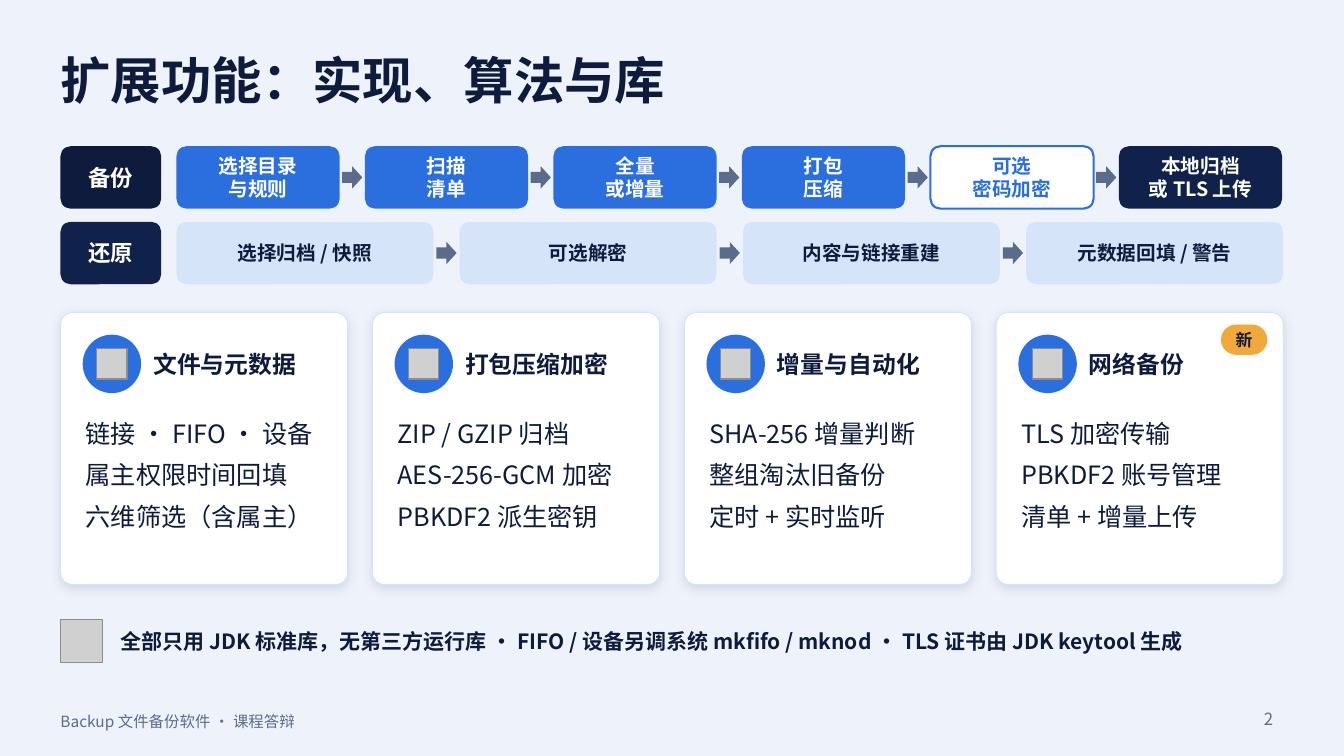
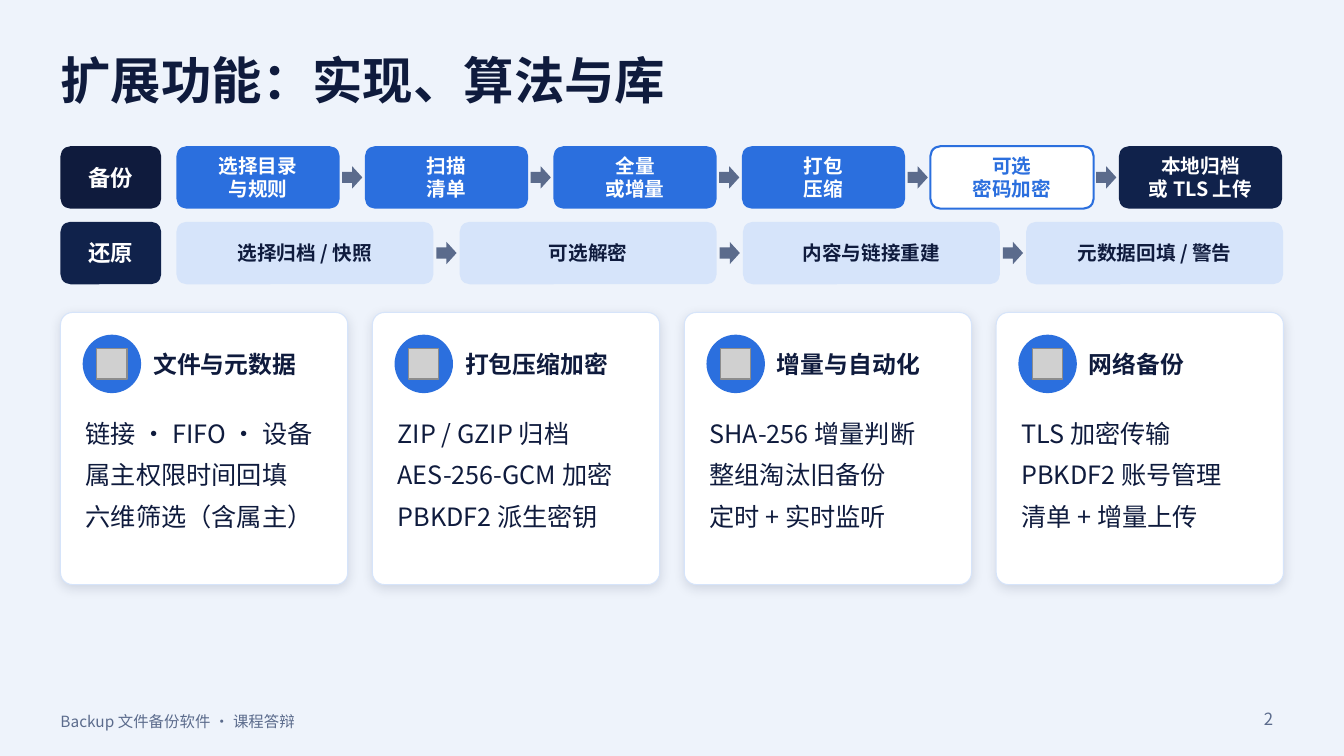
Before and after one commit to Shtskysmile/backup, a slide deck: slide 2 of presentation/Backup答辩.pptx. Drawn at 1344x756 pixels with LibreOffice and Linux fonts; fonts in the diff are those of the drawing; grey boxes stand for pictures. Boxes give left, top, right and bottom in pixels: in the first picture for what was removed or moved away, otherwise in the second. Text is boxed around its words. In the diff, an @@ line names an element or a change of style, - is before the commit and + after.

```diff
--- a/presentation/Backup答辩.pptx
+++ b/presentation/Backup答辩.pptx
@@ rounded rectangle removed at box(1221, 325, 1267, 355) @@
-新
@@ picture removed at box(60, 620, 103, 662) @@
@@ text removed at box(121, 631, 1183, 654) @@
-全部只用 JDK 标准库，无第三方运行库 · FIFO / 设备另调系统 mkfifo / mknod · TLS 证书由 JDK keytool 生成
```
Also in this commit, not shown: 10 other slides changed, 13 other files.
